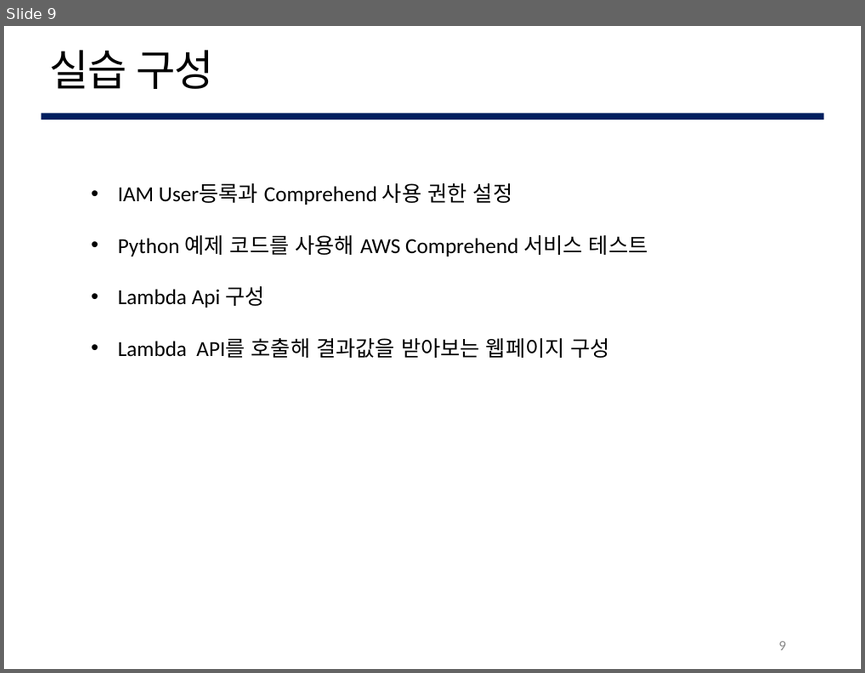
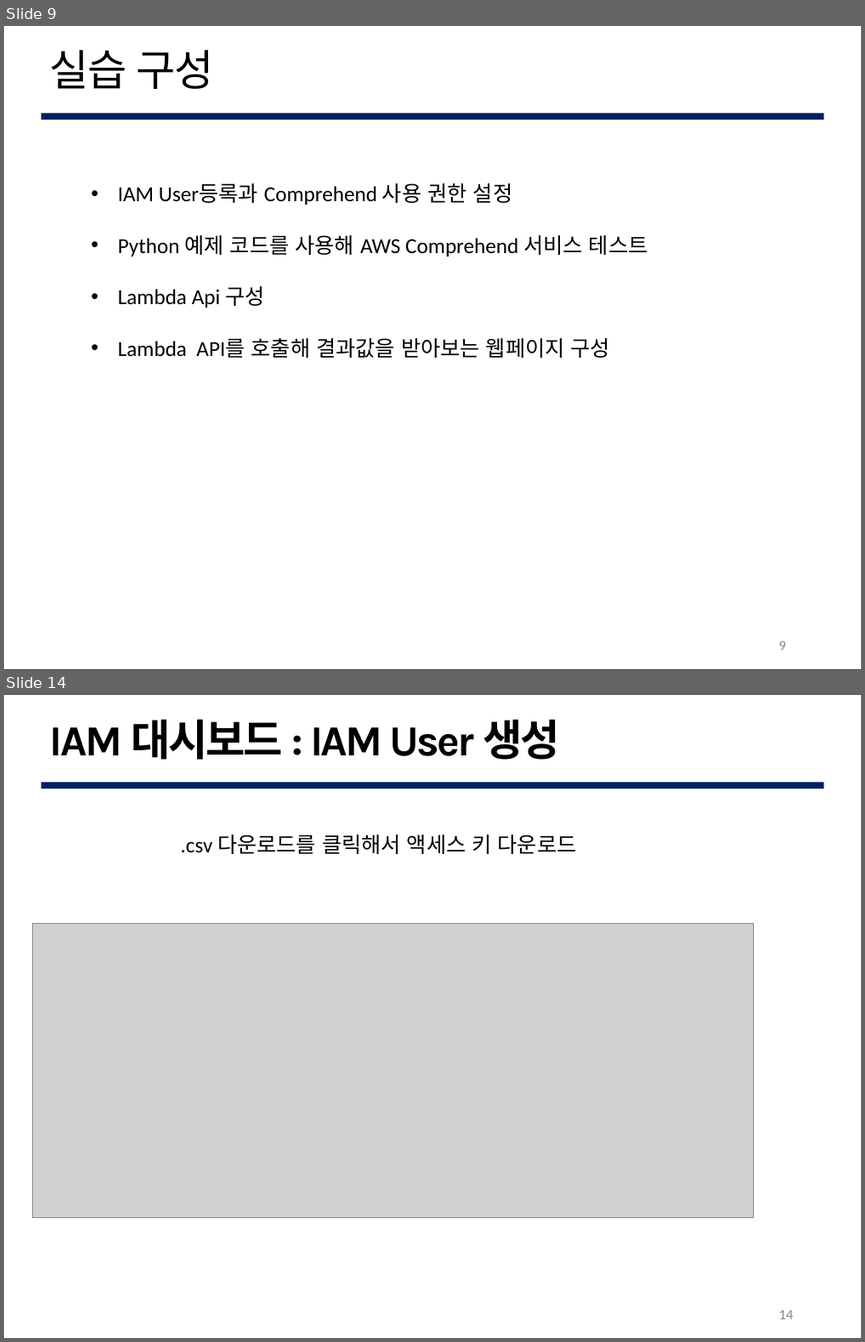
Before and after one commit to lee95292/AWS_Comprehend_onUse, a slide deck: sildes/AWS_Comprehend.pptx. Shown one above the other, each under a label of ours: slide 9 before the commit, slides 9 and 14 after it; the slides between them are not shown. The pictures are 865x673 and 865x1342 pixels, drawn with LibreOffice and Linux fonts; fonts in the diff are those of the drawing; grey boxes stand for pictures; background and template pictures are left out. Boxes give left, top, right and bottom in pixels: in the first picture for what was removed or moved away, otherwise in the second. Text is boxed around its words. In the diff, an @@ line names an element or a change of style, - is before the commit and + after.

```diff
--- a/sildes/AWS_Comprehend.pptx
+++ b/sildes/AWS_Comprehend.pptx
@@ slide 14 added at (4, 695, 861, 1338), background #FFFFFF; not listed: 1 template element that a slide beside it also shows @@
@@ text added at (50, 719, 560, 760), 36 pt, text #000000, bold @@
+IAM 대시보드 : IAM User 생성
@@ text added at (181, 834, 577, 854), 18 pt, text #000000 @@
+.csv 다운로드를 클릭해서 액세스 키 다운로드
@@ picture added at (32, 924, 754, 1218) @@
@@ page number added at (778, 1310, 793, 1319), 12 pt, text #888888 @@
+14
```
Also in this commit, not shown: 2 slides changed, 6 other slides added, 41 slides removed.
